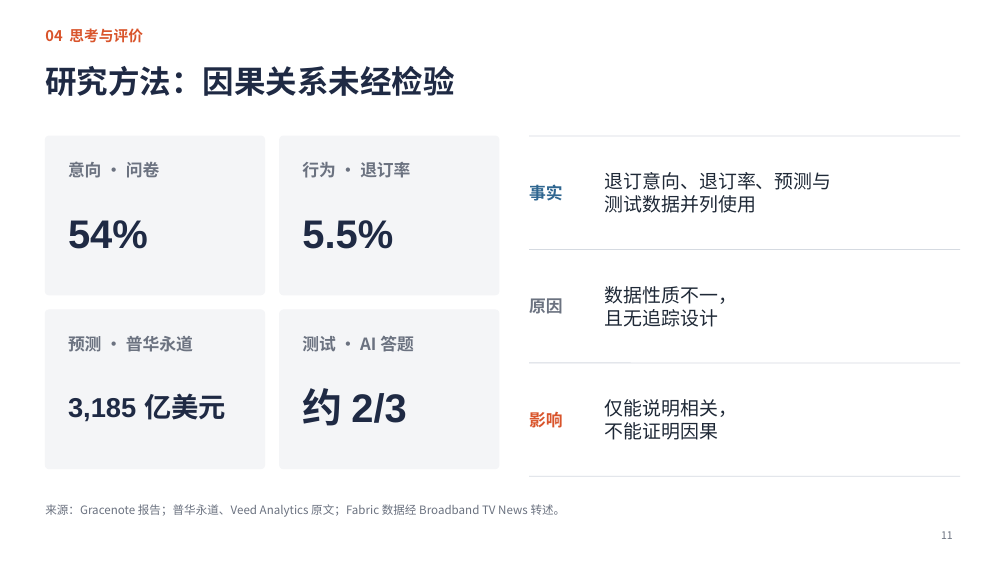
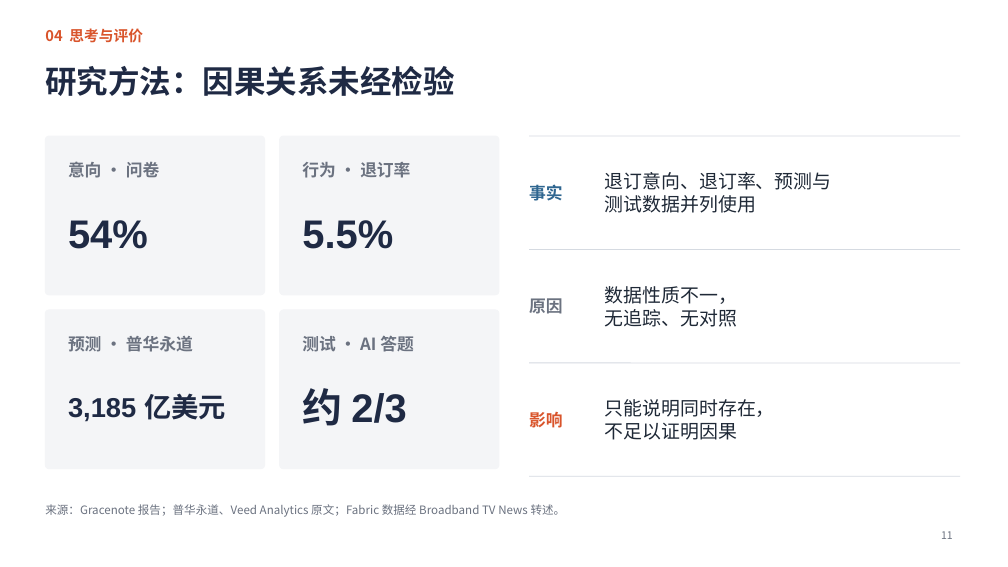
Before and after one commit to jayleo113/ppt, a slide deck: slide 11 of Gracenote报告解读_课堂汇报.pptx. Drawn at 1008x567 pixels with LibreOffice and Linux fonts; fonts in the diff are those of the drawing. Boxes give left, top, right and bottom in pixels: in the first picture for what was removed or moved away, otherwise in the second. Text is boxed around its words. In the diff, an @@ line names an element or a change of style, - is before the commit and + after.

```diff
--- a/Gracenote报告解读_课堂汇报.pptx
+++ b/Gracenote报告解读_课堂汇报.pptx
@@ text at (605,309,737,327): text changed @@
-且无追踪设计
+无追踪、无对照
@@ text at (605,399,775,440): text changed @@
-仅能说明相关，
-不能证明因果
+只能说明同时存在，
+不足以证明因果
```
Also in this commit, not shown: 6 other slides changed, 1 slide added, 1 slide removed, 5 other files.
